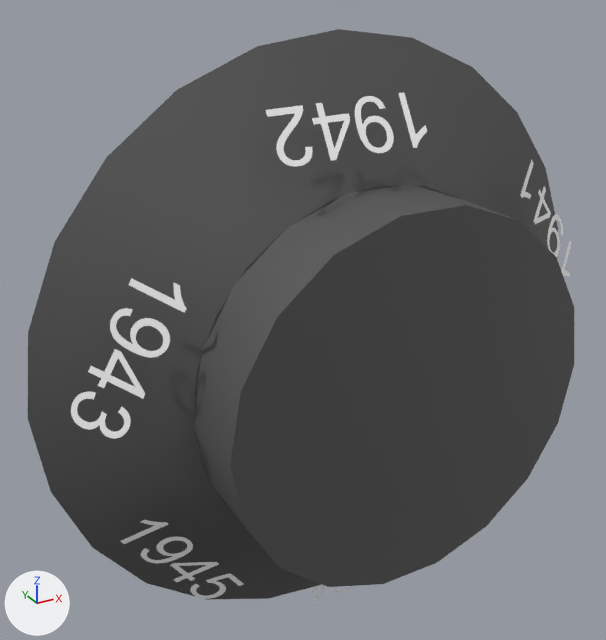
One commit to the COLLADA model app/models/ui/dial.DAE: the scene before it, then after it.
Both versions are drawn from a 50 mm lens placed at (-64.4, -106.7, 59.1), pointed at (-7.9, -3.9, 7.7). Lighting does not change. The marker at lower left points along +X, +Y and +Z. Where no turn or scale is listed for an object, it has been applied to the vertices.

Objects in the first picture: '_941', '_942', '_943', '_945', 'base', 'knob'.
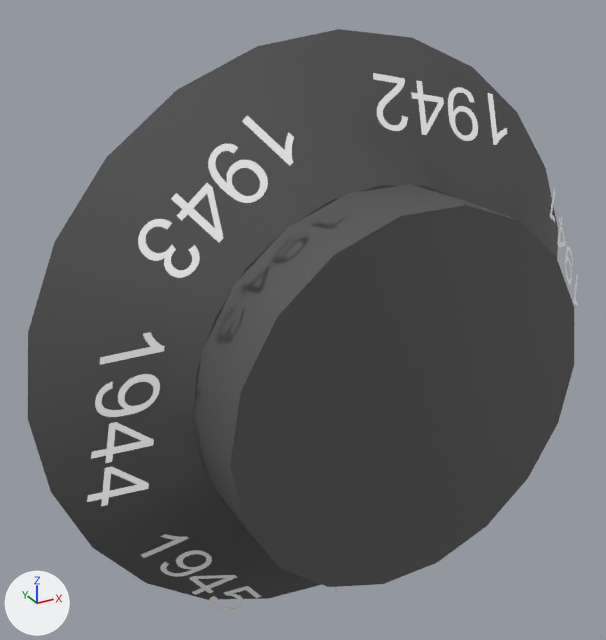
Location of each change, (x1, y1, x2, y2) in pixels of the pictures (606 x 640 px):
'_943', moved, turned: before (71, 278, 187, 439); after (138, 116, 294, 278)
'_942', moved, turned: before (266, 92, 427, 167); after (373, 73, 507, 145)
'_944', added: after (87, 332, 165, 506)
'_945', moved: before (120, 520, 244, 599); after (141, 534, 262, 611)
'_941', moved, turned: before (520, 159, 572, 277); after (550, 189, 578, 307)

The change, as a diff of the scene's bpy script:
```diff
--- a/app/models/ui/dial.DAE.py
+++ b/app/models/ui/dial.DAE.py
@@ me_944 @@
+me_944.from_pydata(...)  # 259 vertices, 257 faces; spans x -2.1..9.6, y -3.6..0.5, z -11.3..12.7
+me_944.materials.append(mat_coloreffectr255g255b255_material)  # white #ffffff
@@ ob_945 @@
 ob_945 = bpy.data.objects.new('_945', me_945)
-ob_945.location = (-34.9, -8.9, -25.4)
+ob_945.location = (-32.4, -9.8, -28.2)
@@ ob_943 @@
 ob_943.parent = ob_base
-ob_943.location = (-16.42, 5.435, 7.644)
-ob_943.rotation_euler = (0.912, 0.106, -2.075)  # degrees (52, 6.1, -119)
+ob_943.location = (-11.37, 14.17, 10.8)
+ob_943.rotation_euler = (0.912, 0.106, -2.404)  # degrees (52, 6.1, -138)
 ob_943.scale = (1.0, 1.36, 1.44)
@@ ob_942 @@
 ob_942.parent = ob_base
-ob_942.location = (-2.047, 16.78, 8.116)
-ob_942.rotation_euler = (0.868, 0.089, -3.103)  # degrees (50, 5.1, -178)
+ob_942.location = (4.423, 17.14, 8.116)
+ob_942.rotation_euler = (0.868, 0.089, 2.941)  # degrees (50, 5.1, 169)
 ob_942.scale = (1.0, 1.33, 1.48)
@@ ob_941 @@
 ob_941.parent = ob_base
-ob_941.location = (14.38, 8.589, 8.398)
-ob_941.rotation_euler = (0.878, -0.0241, 2.204)  # degrees (50, -1.4, 126)
+ob_941.location = (15.98, 6.157, 8.398)
+ob_941.rotation_euler = (1.017, -0.0526, 2.045)  # degrees (58, -3, 117)
 ob_941.scale = (1.0, 1.33, 1.47)
@@ ob_944 @@
+ob_944 = bpy.data.objects.new('_944', me_944)
+ob_944.location = (-42.5, -10.0, 1.9)
```
